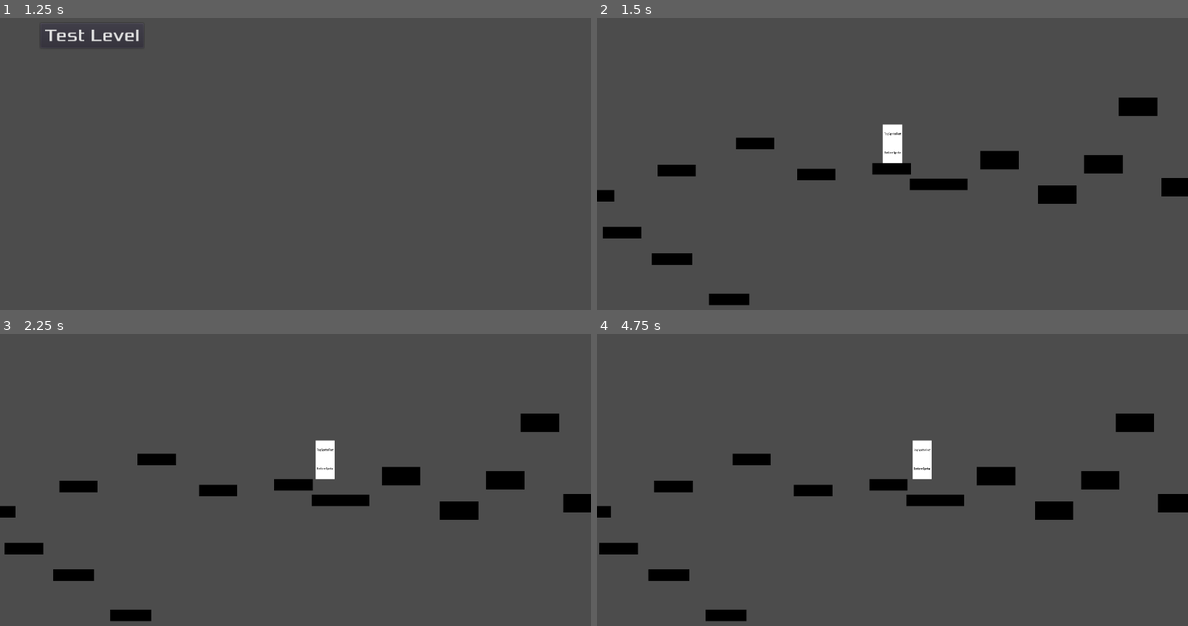
Above: before the commit, frames 1-4 (two rows, left to right).
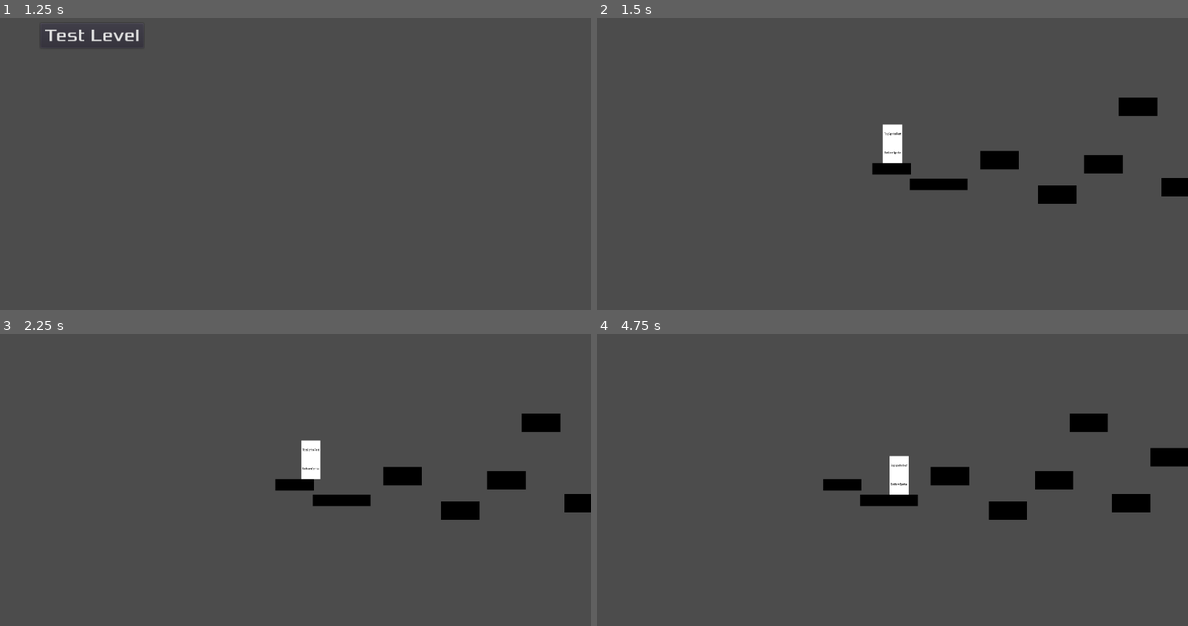
Above: after the commit, the same moments.

Repository: VeryCleverName3/Hybrid-Game-Jam
Game: Godot game, scene res://MainMenu.tscn
The game is run twice, just before and just after one commit, with the same random seed, the same clock (stepped at 60 frames per second) and the same inputs.
Inputs:
- Up to frame 1 (1.25 s): click "Level Select" at 0.5 s
- Up to frame 2 (1.5 s): click "Test Level" at 1.25 s
- Up to frame 3 (2.25 s): tap Enter at 2 s; hold Right (ui_right) from 2.03 s (still down)
- Up to frame 4 (4.75 s): tap Space at 3.5 s; release Right (ui_right) at 3.53 s; hold Left (ui_left) 3.53-4.28 s; hold Right (ui_right) from 4.28 s (still down)

Frame 1 is identical in both runs. In frame 2, 1.7% of the frame differs, in the area x 0-41%, y 40-99%; in frame 3, 2.6%; in frame 4, 8.0%, in the area x 0-100%, y 27-99%.

Commit message:
Revert "Increased Player movespeed and added more blocks to test level"
This reverts commit 844751292f53255b8e554d39ec7ab311749ffd16.

Diff:
--- a/src/BasicLevel.tscn
+++ b/src/BasicLevel.tscn
@@ -38,7 +38,7 @@
 editor_draw_screen = true
 editor_draw_limits = false
 editor_draw_drag_margin = true
-_sections_unfolded = [ "Drag Margin", "Editor", "Limit", "Offset", "Smoothing", "Visibility" ]
+_sections_unfolded = [ "Drag Margin", "Editor", "Limit", "Offset", "Smoothing" ]
 
 [node name="PauseScreen" parent="." index="1" instance=ExtResource( 3 )]
 
--- a/src/Player.tscn
+++ b/src/Player.tscn
@@ -36,7 +36,7 @@
 script = ExtResource( 1 )
 _sections_unfolded = [ "Transform" ]
 gravity = 300
-walkspeed = 400
+walkspeed = 200
 jumpspeed = 300
 maxNumJumps = 1
 
--- a/src/TestLevel.tscn
+++ b/src/TestLevel.tscn
@@ -3,7 +3,7 @@
 [ext_resource path="res://Block.tscn" type="PackedScene" id=1]
 [ext_resource path="res://BasicLevel.tscn" type="PackedScene" id=2]
 
-[node name="TestLevel" type="Node2D"]
+[node name="TestLevel" type="Node2D" index="0"]
 
 pause_mode = 1
 position = Vector2( 301.431, 248.117 )
@@ -45,58 +45,7 @@
 
 position = Vector2( 570.762, -31.4612 )
 
-[node name="Block6" parent="Block3" index="7" instance=ExtResource( 1 )]
-
-position = Vector2( 820.762, -37.7112 )
-
 [node name="BasicLevel" parent="." index="3" instance=ExtResource( 2 )]
 
 _sections_unfolded = [ "Transform" ]
 startPosition = Vector2( 50, 180 )
-
-[node name="Block4" parent="." index="4" instance=ExtResource( 1 )]
-
-position = Vector2( 1127.57, 845.631 )
-scale = Vector2( 14.0805, 0.670121 )
-
-[node name="Block5" parent="." index="5" instance=ExtResource( 1 )]
-
-position = Vector2( 234.477, 784.447 )
-scale = Vector2( 3.13756, 1 )
-
-[node name="Block6" parent="." index="6" instance=ExtResource( 1 )]
-
-position = Vector2( -1.01569, 743.796 )
-scale = Vector2( 1.061, 1 )
-
-[node name="Block" parent="Block6" index="2" instance=ExtResource( 1 )]
-
-position = Vector2( -205.676, -68.3245 )
-
-[node name="Block2" parent="Block6" index="3" instance=ExtResource( 1 )]
-
-position = Vector2( -352.086, -159.424 )
-
-[node name="Block3" parent="Block6" index="4" instance=ExtResource( 1 )]
-
-position = Vector2( -491.988, -263.537 )
-
-[node name="Block7" parent="." index="7" instance=ExtResource( 1 )]
-
-position = Vector2( -723.692, 314.472 )
-
-[node name="Block8" parent="." index="8" instance=ExtResource( 1 )]
-
-position = Vector2( -510.927, 248.615 )
-
-[node name="Block9" parent="." index="9" instance=ExtResource( 1 )]
-
-position = Vector2( -307.239, 177.823 )
-
-[node name="Block10" parent="." index="10" instance=ExtResource( 1 )]
-
-position = Vector2( -147.815, 259.162 )
-
-[node name="Block11" parent="." index="11" instance=ExtResource( 1 )]
-
-position = Vector2( -652.766, 411.414 )
